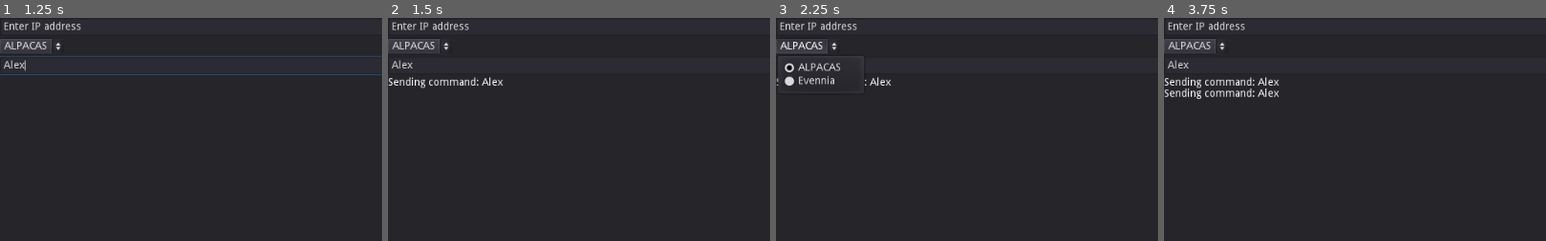
Above: before the commit, frames 1-4 (left to right).
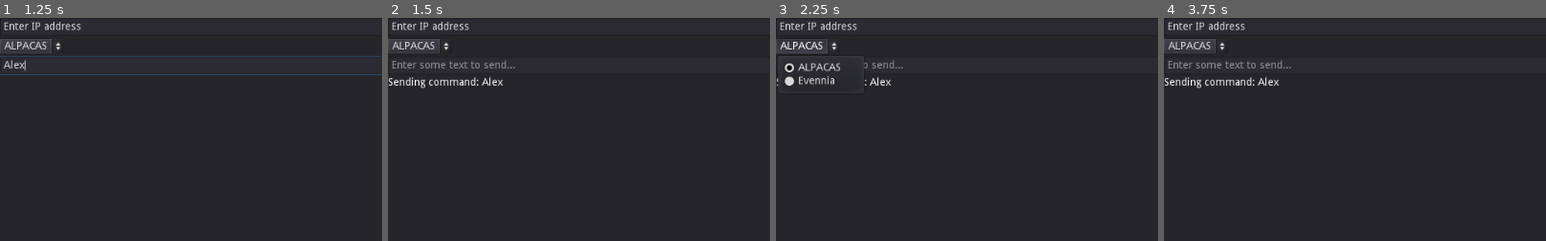
Above: after the commit, the same moments.

Repository: FreeDelete-Software/ALPACASclient
Game: Godot game, scene res://client/client.tscn
Same seed, same stepped clock (60 frames per second), same inputs: the game is played once before the commit and once after it. This scene is started directly instead of the project's main scene.
Inputs (mouse positions are % of the whole screen's width and height, from its top left):
- Up to frame 1 (1.25 s): click (48, 11) at 0.52 s; type "Alex" at 0.6 s
- Up to frame 2 (1.5 s): click "Send" at 1.25 s
- Up to frame 3 (2.25 s): click "ALPACAS" at 2 s
- Up to frame 4 (3.75 s): click "ALPACAS" at 2.75 s; click "Send" at 3.5 s
The pictures show only the part of the screen within x 0-50%, y 0-50%; the shares and areas given below are measured in that part.

Frame 1 is identical in both runs. In frame 2, 0.4% of the frame differs, in the area x 1-34%, y 18-23%; in frame 3, 0.1%; in frame 4, 1.0%, in the area x 0-34%, y 18-37%.

Commit message:
Clear out input field on send
Small change that re-adds clearing of the text input from the LineEdit
node after sending a command. This was removed accidentally during
code cleanup.

Diff:
--- a/client/client_ui.gd
+++ b/client/client_ui.gd
@@ -50,6 +50,9 @@
 	# Encode and send data.
 	_client.send_data(Utils.encode_evennia(["text", [_line_edit.text], {}]))
 
+	# Clear out input field
+	_line_edit.text = ""
+
 
 func _on_Connect_toggled( pressed ):
 	if pressed:
Not shown, changed: VERSION
